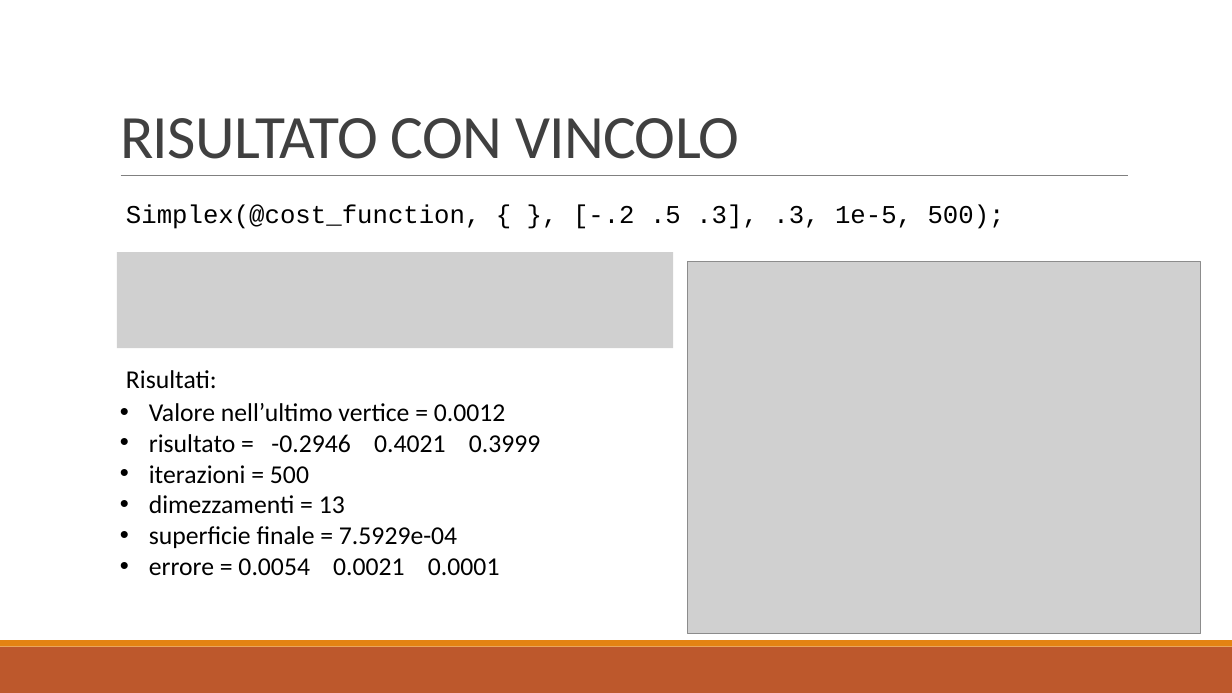
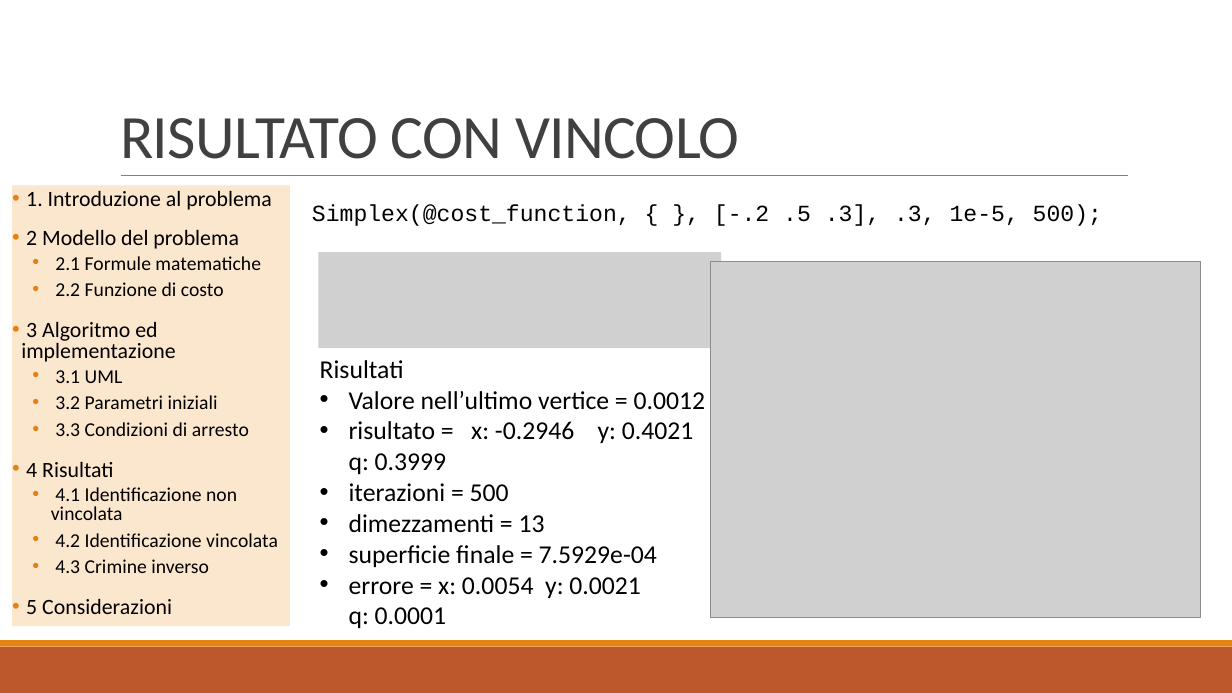
Before and after one commit to baldimario/Simplex, a slide deck: slide 16 of IDENTICAZIONE SISTEMA DI CARICHE PUNTIFORMI DA MISURE DI.pptx. Drawn at 1232x693 pixels with LibreOffice and Linux fonts; fonts in the diff are those of the drawing; grey boxes stand for pictures. Boxes give left, top, right and bottom in pixels: in the first picture for what was removed or moved away, otherwise in the second. Text is boxed around its words. In the diff, an @@ line names an element or a change of style, - is before the commit and + after.

```diff
--- a/IDENTICAZIONE SISTEMA DI CARICHE PUNTIFORMI DA MISURE DI.pptx
+++ b/IDENTICAZIONE SISTEMA DI CARICHE PUNTIFORMI DA MISURE DI.pptx
@@ text added at box(12, 186, 290, 627), fill #FBE6CE, 15.3 pt, text #000000 @@
+• 1. Introduzione al problema
+• 2 Modello del problema
+  • 2.1 Formule matematiche
+  • 2.2 Funzione di costo
+• 3 Algoritmo ed implementazione
+  • 3.1 UML
+  • 3.2 Parametri iniziali
+  • 3.3 Condizioni di arresto
+• 4 Risultati
+  • 4.1 Identificazione non vincolata
+  • 4.2 Identificazione vincolata
+  • 4.3 Crimine inverso
+• 5 Considerazioni
@@ text "Simplex(@cost_function, { }, [-.2 .5 ...": place and size @@
-text "Simplex(@cost_function, { }, [-.2 .5 ..." at box(126, 204, 1005, 229)
+text "Simplex(@cost_function, { }, [-.2 .5 ..." at box(312, 204, 1102, 226)
@@ text "Simplex(@cost_function, { }, [-.2 .5 ..." at box(312, 204, 1102, 226): size 20 to 18 pt @@
@@ picture: place and size @@
-picture at box(116, 252, 673, 348)
+picture at box(318, 252, 721, 348)
@@ picture: place and size @@
-picture at box(688, 262, 1201, 634)
+picture at box(711, 262, 1202, 617)
@@ text "Risultati": place and size @@
-text "Risultati" at box(149, 403, 541, 575)
+text "Risultati" at box(320, 360, 706, 628)
@@ text removed at box(126, 370, 217, 389) @@
-Risultati:
@@ text at box(320, 360, 404, 379): paragraph added @@
+Risultati
@@ text at box(349, 421, 693, 474): text changed @@
-• risultato = -0.2946 0.4021 0.3999
+• risultato = x: -0.2946 y: 0.4021 q: 0.3999
@@ text at box(349, 577, 641, 628): text changed @@
-• errore = 0.0054 0.0021 0.0001
+• errore = x: 0.0054 y: 0.0021
+  q: 0.0001
```
Also in this commit, not shown: 16 other slides changed.
